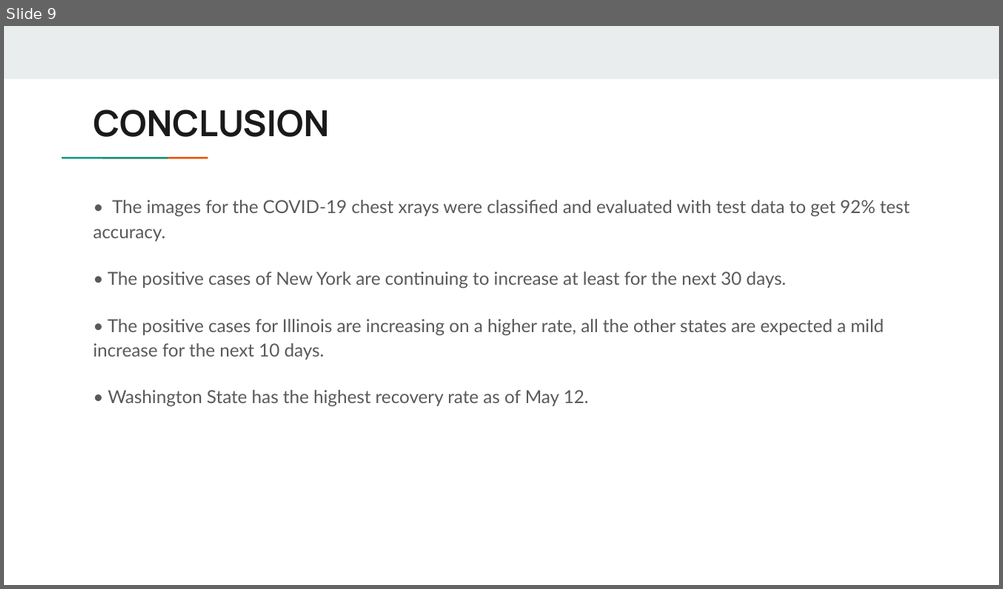
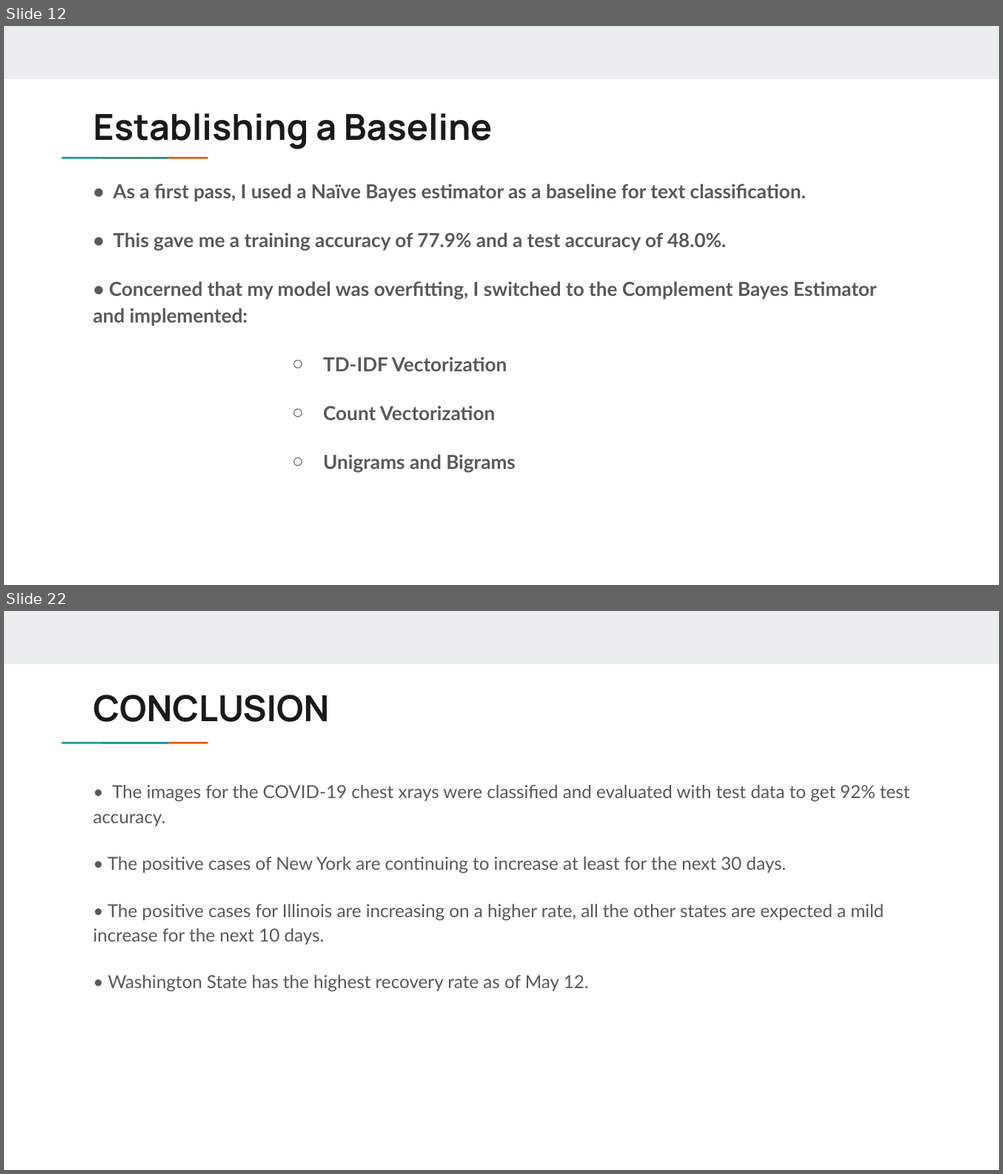
Before and after one commit to matthewshawnkehoe/Data-Science-Projects, a slide deck: Capstone Projects/Final_Capstone_NLP_Search_Recommendation/Recommender_System_Trip_Advisor.pptx. Shown one above the other, each under a label of ours: slide 9 before the commit, slides 12 and 22 after it; the slides between them are not shown. The pictures are 1003x589 and 1003x1174 pixels, drawn with LibreOffice and Linux fonts; fonts in the diff are those of the drawing. Boxes give left, top, right and bottom in pixels: in the first picture for what was removed or moved away, otherwise in the second. Text is boxed around its words. In the diff, an @@ line names an element or a change of style, - is before the commit and + after.

```diff
--- a/Capstone Projects/Final_Capstone_NLP_Search_Recommendation/Recommender_System_Trip_Advisor.pptx
+++ b/Capstone Projects/Final_Capstone_NLP_Search_Recommendation/Recommender_System_Trip_Advisor.pptx
@@ slide 12 added at (4,26,999,585), background #FFFFFF; not listed: 3 template elements that a slide beside it also shows @@
@@ title added at (93,113,492,150), 26 pt, text #1A1A1A, bold @@
+Establishing a Baseline
@@ text added at (93,184,876,472), 14 pt, text #595959, bold @@
+• As a first pass, I used a Naïve Bayes estimator as a baseline for text classification.
+• This gave me a training accuracy of 77.9% and a test accuracy of 48.0%.
+• Concerned that my model was overfitting, I switched to the Complement Bayes Estimator and implemented:
+        ○ TD-IDF Vectorization
+        ○ Count Vectorization
+        ○ Unigrams and Bigrams
@@ what was slide 9 is now slide 22 @@
```
Also in this commit, not shown: 2 slides changed, 12 other slides added.
